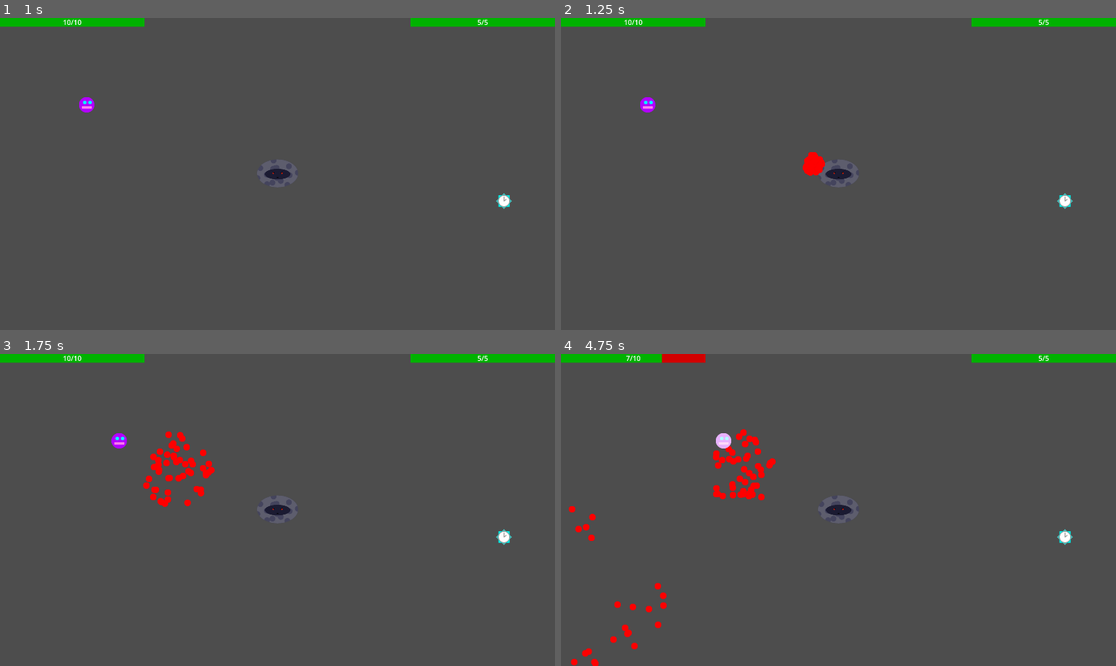
Above: before the commit, frames 1-4 (two rows, left to right).
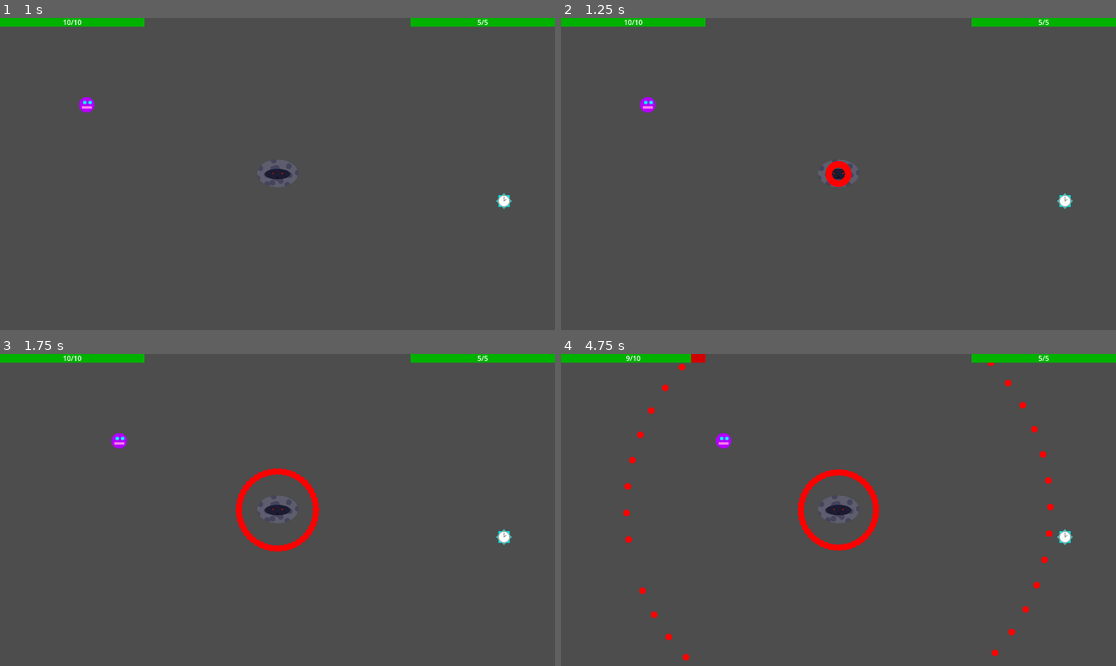
Above: after the commit, the same moments.

Repository: Antoine-Lagache/GameJam_2025
Game: Godot game, scene res://scene/start_menu.tscn
Same seed, same stepped clock (60 frames per second), same inputs: the game is played once before the commit and once after it.
Inputs (mouse positions are in pixels of both pictures, inside the frame that each line leads up to):
- Up to frame 1 (1 s): click "Start Game" at 0.5 s
- Up to frame 2 (1.25 s): no input
- Up to frame 3 (1.75 s): move the mouse to (399, 494) at 1.27 s; hold Right (right) from 1.28 s (still down); hold Shift from 1.28 s (still down)
- Up to frame 4 (4.75 s): move the mouse to (727, 525) at 2.02 s; release Right (right) at 2.03 s; release Shift at 2.03 s; hold Down (down) 2.03-2.78 s; tap Shift at 2.1, 3.6 s; move the mouse to (894, 441) at 2.77 s; hold Right (right) 2.78-3.53 s; hold Shift 2.78-3.53 s; move the mouse to (810, 572) at 3.52 s; hold Up (up) 3.53-4.28 s; move the mouse to (1005, 556) at 4.27 s; hold Left (left) from 4.28 s (still down); hold Shift from 4.28 s (still down)

Frame 1 is identical in both runs. In frame 2, 0.5% of the frame differs, in the area x 43-53%, y 42-55%; in frame 3, 1.8%; in frame 4, 3.0%, in the area x 1-89%, y 0-100%.

Commit message:
added some patterns

Diff:
--- a/gamejame/script/mechant.gd
+++ b/gamejame/script/mechant.gd
@@ -5,7 +5,7 @@
 var pattern_path = load("res://scene/pattern.tscn")
 var bullet_limit:int = 100
 var pattern = pattern_path.instantiate()
-var max_pattern = 8
+var max_pattern = 10
 @onready var boss_hit_sound: AudioStreamPlayer2D = $BossHitSound
 var number_of_flash: int
 
--- a/gamejame/script/pattern.gd
+++ b/gamejame/script/pattern.gd
@@ -38,9 +38,9 @@
 		8:
 			pattern_8()
 		9:
-			pass
+			pattern_9()
 		10:
-			pass
+			pattern_10()
 		_:
 			print("idk what happened, but you are trying to use a non existent pattern")
 
@@ -75,8 +75,8 @@
 				new_bullet.speed = 100
 				new_bullet.direction = angle + i*2*PI/3
 				add_child(new_bullet)
-			angle += 1/(3*PI)
-		await get_tree().create_timer(1/(3*PI)).timeout # on veut faire un tour en une seconde
+			angle += 1/(2*PI)
+		await get_tree().create_timer(1/(2*PI)).timeout # on veut faire un tour en une seconde
 
 
 
@@ -148,7 +148,7 @@
 			var circle_size = 15
 			var angle = randf_range(0,2*PI)
 			var pos = Vector2(randf_range(-50,50),randf_range(-50,50))
-			for i in range(15):
+			for i in range(circle_size):
 				var new_bullet:Node = bullet.instantiate()
 				new_bullet.speed = 400
 				new_bullet.direction = angle + i*2*PI/circle_size
@@ -162,7 +162,7 @@
 	mechant =  get_tree().get_nodes_in_group("mechant")[0]
 	while(pattern_id == 8):
 		if len(get_tree().get_nodes_in_group("bullet")) < bullet_limit and Global.time_speed:
-			var baam_size = 50
+			var baam_size = 15
 			var angle = mechant.position.angle_to_point(player.position)
 			for i in range(baam_size):
 				var new_bullet:Node = bullet.instantiate()
@@ -170,3 +170,27 @@
 				new_bullet.direction = angle + randf_range(-PI/10,PI/10)
 				add_child(new_bullet)
 		await get_tree().create_timer(1).timeout
+
+func pattern_9():
+	await get_tree().create_timer(0.5).timeout # On evite le spawn kill au chgt de pattern
+	while(pattern_id == 9):
+		if len(get_tree().get_nodes_in_group("bullet")) < bullet_limit and Global.time_speed:
+			var new_bullet:Node = bullet.instantiate()
+			new_bullet.speed = 100
+			new_bullet.direction = randf_range(0, 2 * PI)
+			new_bullet.angular_velocity = 0.005
+			add_child(new_bullet)
+		await get_tree().create_timer(0.05).timeout
+
+func pattern_10(): # circles
+	await get_tree().create_timer(0.5).timeout # On evite le spawn kill au chgt de pattern
+	while(pattern_id == 10):
+		if len(get_tree().get_nodes_in_group("bullet")) < bullet_limit and Global.time_speed:
+			var circle_size = 50
+			var angle = randf_range(0,2*PI)
+			for i in range(circle_size):
+				var new_bullet:Node = bullet.instantiate()
+				new_bullet.speed = 200
+				new_bullet.direction = angle + i*2*PI/circle_size
+				add_child(new_bullet)
+		await get_tree().create_timer(3.0).timeout
